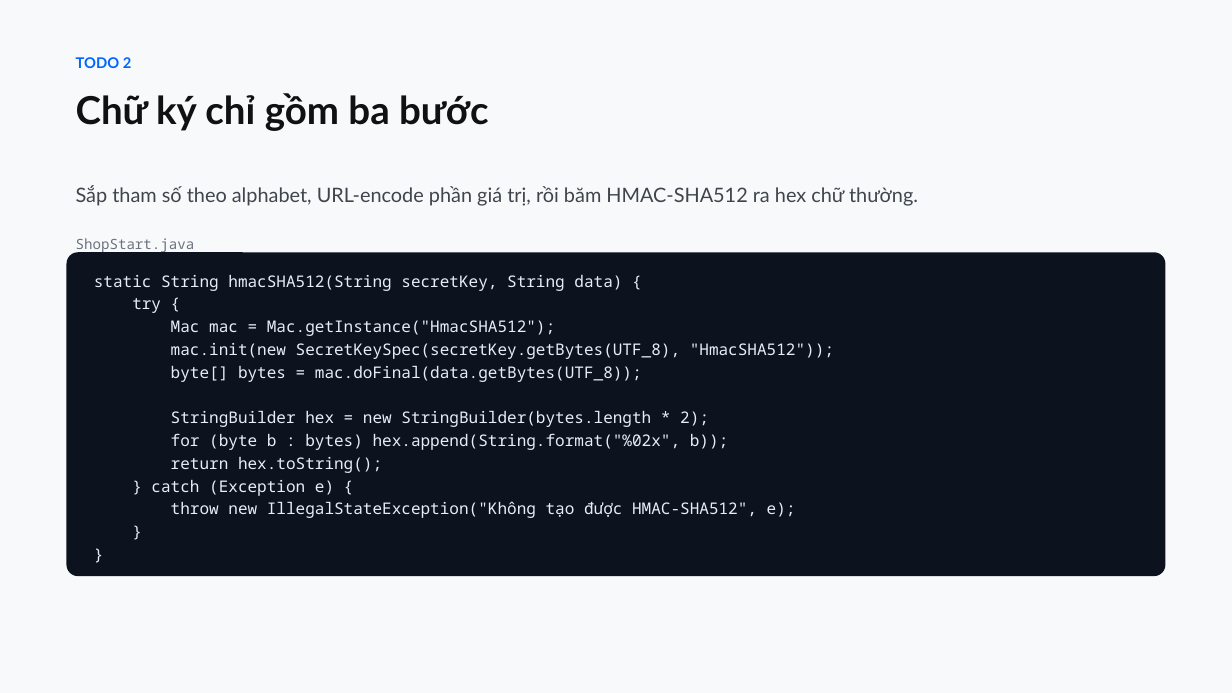
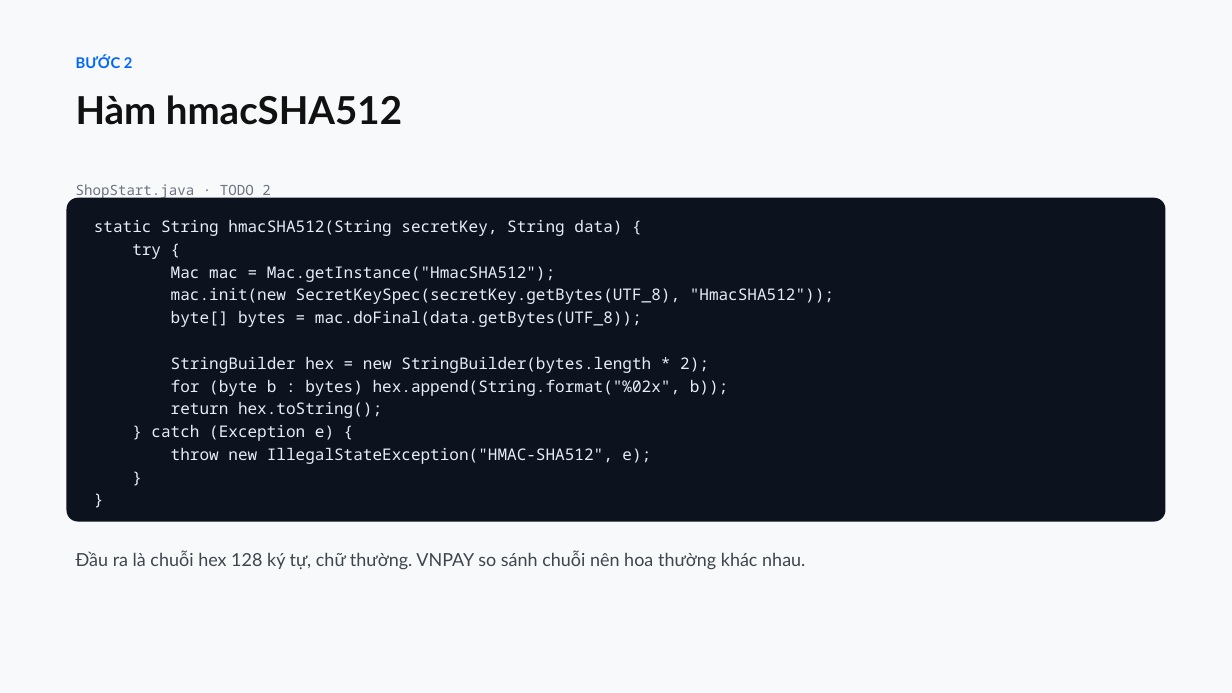
Before and after one commit to conchocon154/vnpay-seminar, a slide deck: slide 5 of VNPAY-seminar.pptx (slide 6 before the commit). Drawn at 1232x693 pixels with LibreOffice and Linux fonts; fonts in the diff are those of the drawing. Boxes give left, top, right and bottom in pixels: in the first picture for what was removed or moved away, otherwise in the second. Text is boxed around its words. In the diff, an @@ line names an element or a change of style, - is before the commit and + after.

```diff
--- a/VNPAY-seminar.pptx
+++ b/VNPAY-seminar.pptx
@@ text at (x1=76, y1=55, x2=402, y2=125): text changed @@
-TODO 2
-Chữ ký chỉ gồm ba bước
+BƯỚC 2
+Hàm hmacSHA512
@@ rounded rectangle "static String hmacSHA512(String secretKey, String ..." moved from (x1=67, y1=252, x2=1165, y2=576) to (x1=67, y1=198, x2=1165, y2=521) @@
@@ text at (x1=76, y1=184, x2=270, y2=199): text changed @@
-ShopStart.java
+ShopStart.java · TODO 2
@@ text removed at (x1=76, y1=185, x2=918, y2=206) @@
-Sắp tham số theo alphabet, URL-encode phần giá trị, rồi băm HMAC-SHA512 ra hex chữ thường.
@@ text in rounded rectangle at (x1=171, y1=447, x2=651, y2=464): text changed @@
-throw new IllegalStateException("Không tạo được HMAC-SHA512", e);
+throw new IllegalStateException("HMAC-SHA512", e);
@@ text added at (x1=76, y1=551, x2=805, y2=570), 14 pt, text #3F454D @@
+Đầu ra là chuỗi hex 128 ký tự, chữ thường. VNPAY so sánh chuỗi nên hoa thường khác nhau.
```
Also in this commit, not shown: 3 other slides changed, 10 slides added, 15 slides removed, 1 other file.
